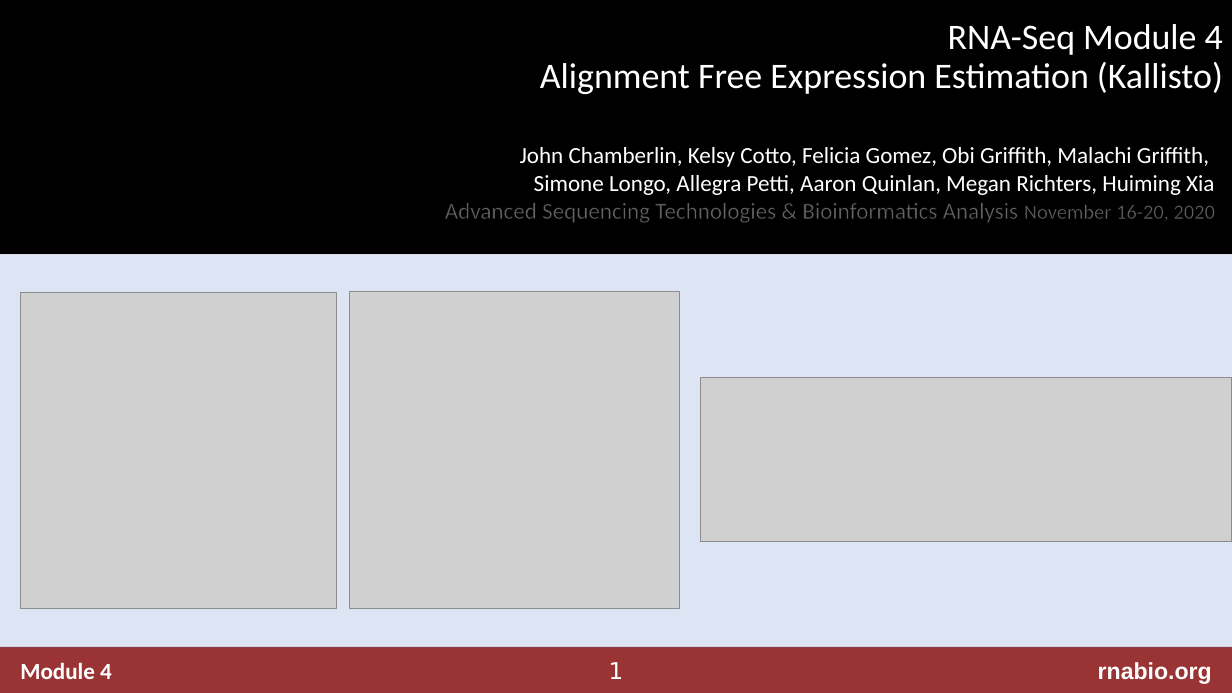
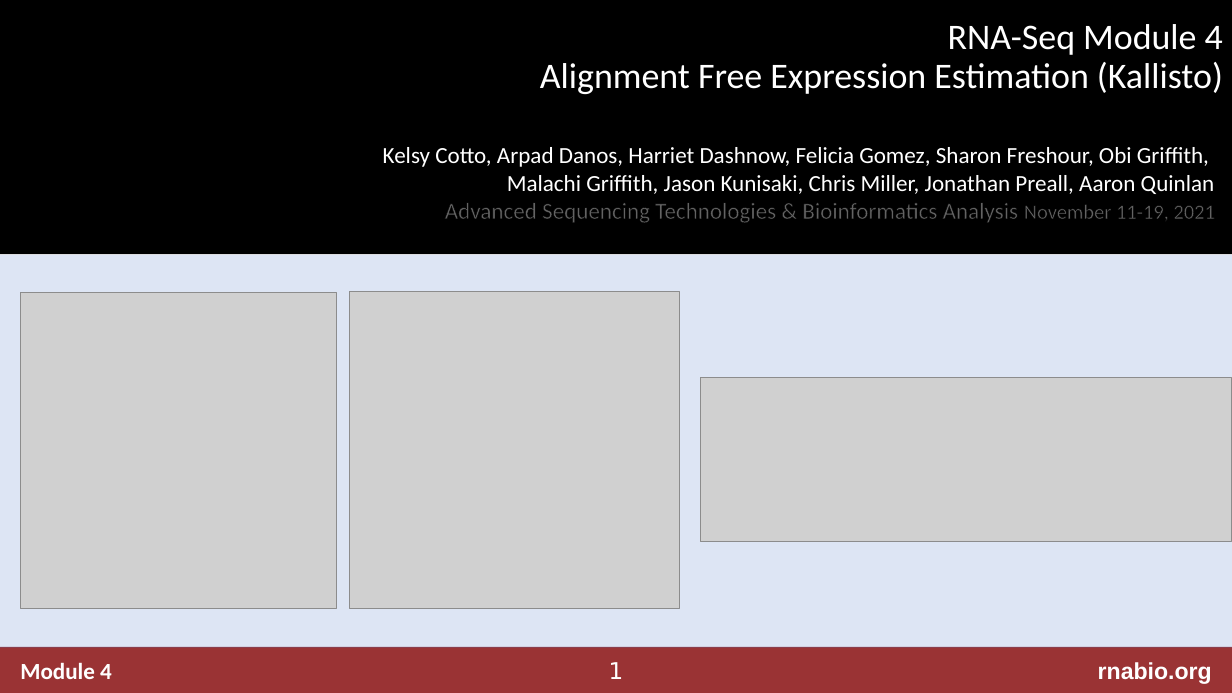
Before and after one commit to griffithlab/rnabio.org, a slide deck: slide 1 of assets/lectures/cshl/2021/mini/RNASeq_MiniLecture_04_01_AlignmentFreeKallisto.pptx. Drawn at 1232x693 pixels with LibreOffice and Linux fonts; fonts in the diff are those of the drawing; grey boxes stand for pictures; background and template pictures are left out. Boxes give left, top, right and bottom in pixels: in the first picture for what was removed or moved away, otherwise in the second. Text is boxed around its words. In the diff, an @@ line names an element or a change of style, - is before the commit and + after.

```diff
--- a/assets/lectures/cshl/2021/mini/RNASeq_MiniLecture_04_01_AlignmentFreeKallisto.pptx
+++ b/assets/lectures/cshl/2021/mini/RNASeq_MiniLecture_04_01_AlignmentFreeKallisto.pptx
@@ text at (x1=383, y1=147, x2=1215, y2=223): text changed @@
-John Chamberlin, Kelsy Cotto, Felicia Gomez, Obi Griffith, Malachi Griffith,
-Simone Longo, Allegra Petti, Aaron Quinlan, Megan Richters, Huiming Xia
-Advanced Sequencing Technologies & Bioinformatics Analysis November 16-20, 2020
+Kelsy Cotto, Arpad Danos, Harriet Dashnow, Felicia Gomez, Sharon Freshour, Obi Griffith,
+Malachi Griffith, Jason Kunisaki, Chris Miller, Jonathan Preall, Aaron Quinlan
+Advanced Sequencing Technologies & Bioinformatics Analysis November 11-19, 2021
```
Also in this commit, not shown: 21 other files.
